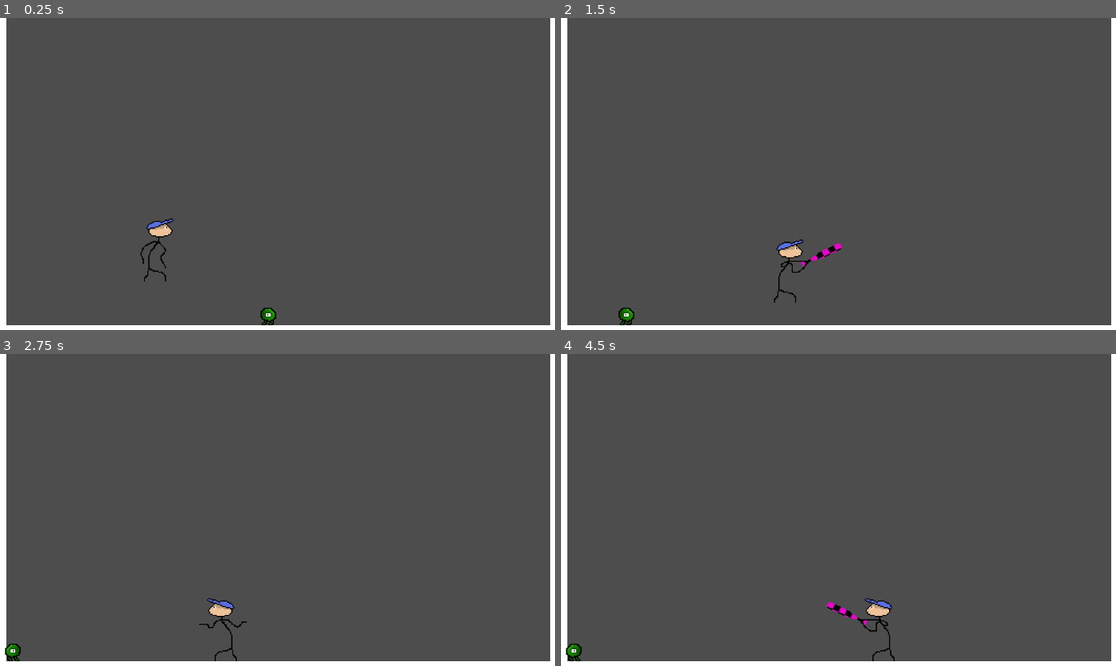
Above: before the commit, frames 1-4 (two rows, left to right).
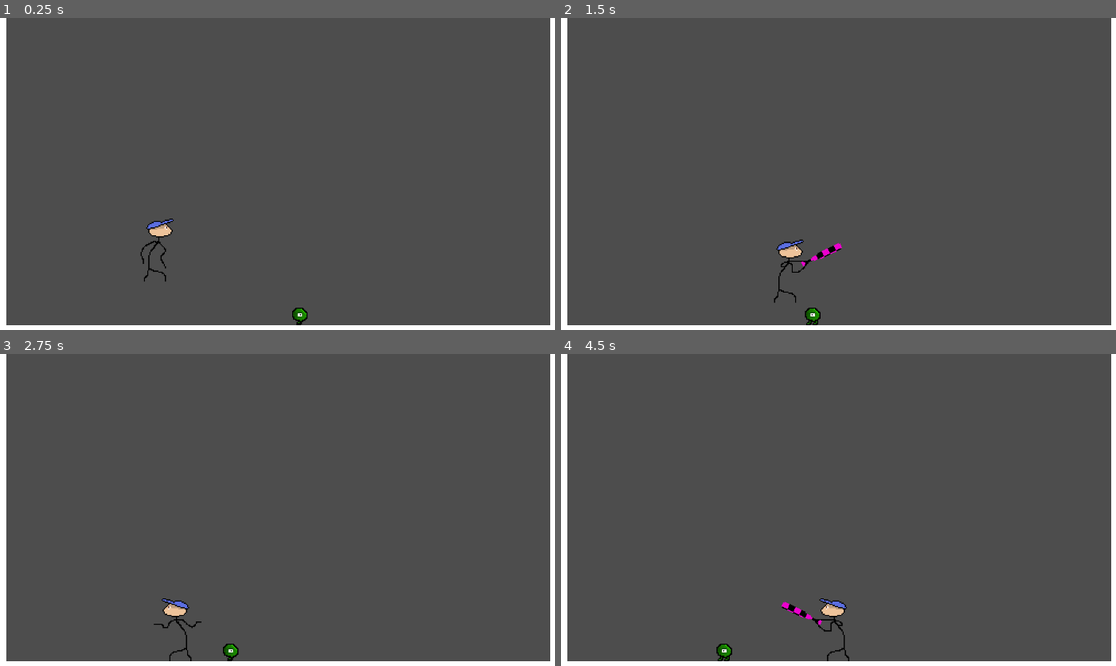
Above: after the commit, the same moments.

Repository: jacobjameskbb/GameDev-Th-Spring2024-Adventure
Game: Godot game, scene res://main.tscn
Same seed, same stepped clock (60 frames per second), same inputs: the game is played once before the commit and once after it.
Inputs (mouse positions are in pixels of both pictures, inside the frame that each line leads up to):
- Up to frame 1 (0.25 s): no input
- Up to frame 2 (1.5 s): move the mouse to (977, 180) at 0.52 s; press the mouse at (977, 180) at 0.53 s; hold D (right) from 0.53 s (still down); tap Space (jump) at 0.77 s; move the mouse to (710, 214) at 1.27 s; release the mouse at (710, 214) at 1.28 s; click (710, 214) at 1.35 s
- Up to frame 3 (2.75 s): tap Space (jump) at 1.52 s; move the mouse to (338, 453) at 2.02 s; release D (right) at 2.03 s; press the mouse at (338, 453) at 2.03 s; hold A (left) from 2.03 s (still down)
- Up to frame 4 (4.5 s): move the mouse to (805, 603) at 2.77 s; release A (left) at 2.78 s; release the mouse at (805, 603) at 2.78 s; hold D (right) 2.78-4.28 s; click (805, 603) at 2.85 s; tap Space (jump) at 3.02, 3.77 s; move the mouse to (1027, 588) at 3.52 s; press the mouse at (1027, 588) at 3.53 s; move the mouse to (644, 478) at 4.27 s; release the mouse at (644, 478) at 4.28 s; hold A (left) from 4.28 s (still down); click (644, 478) at 4.35 s

The runs differ from the first frame. In frame 1, 0.2% of the frame differs, in the area x 46-56%, y 92-99%; in frame 2, 0.3%; in frame 3, 0.9%; in frame 4, 1.1%, in the area x 0-61%, y 78-99%.

Commit message:
finished alien

Diff:
--- a/GoombaAlien.gd
+++ b/GoombaAlien.gd
@@ -1,16 +1,19 @@
 extends CharacterBody2D
 
 
-const SPEED = 300.0
-@export_enum('left', 'right') var initial_direction: String
-@onready var direction = initial_direction
+const SPEED = 70
+@export_enum('left', 'right') var direction: String
 
 
 # Get the gravity from the project settings to be synced with RigidBody nodes.
 var gravity = ProjectSettings.get_setting("physics/2d/default_gravity")
 
 
+func _ready():
+	$AnimatedSprite2D.play('walking')
+
 func _physics_process(delta):
+
 	# Add the gravity.
 	if not is_on_floor():
 		velocity.y += gravity * delta
@@ -29,6 +32,5 @@
 		scale.x = -scale.x
 		if direction == 'left':
 			direction = 'right'
-			print(direction)
-		if direction == 'right':
+		elif direction == 'right':
 			direction = 'left'
--- a/main.tscn
+++ b/main.tscn
@@ -47,7 +47,7 @@
 height = 15.6
 
 [sub_resource type="RectangleShape2D" id="RectangleShape2D_8w212"]
-size = Vector2(7.5, 8)
+size = Vector2(7.5, 7)
 
 [sub_resource type="AtlasTexture" id="AtlasTexture_takya"]
 atlas = ExtResource("7_xvvg6")
@@ -162,12 +162,12 @@
 position = Vector2(638, 516)
 scale = Vector2(2, 2)
 script = ExtResource("1_e2jam")
-initial_direction = "left"
+direction = "left"
 
 [node name="AnimatedSprite2D" type="AnimatedSprite2D" parent="World/GoombaAlien"]
 sprite_frames = SubResource("SpriteFrames_1kt8q")
 animation = &"walking"
-frame_progress = 0.351428
+frame_progress = 0.704877
 
 [node name="CollisionShape2D" type="CollisionShape2D" parent="World/GoombaAlien"]
 position = Vector2(0, 0.2)
@@ -176,7 +176,7 @@
 [node name="wall_detect" type="Area2D" parent="World/GoombaAlien"]
 
 [node name="CollisionShape2D" type="CollisionShape2D" parent="World/GoombaAlien/wall_detect"]
-position = Vector2(-3.75, 4)
+position = Vector2(-3.75, 3.5)
 shape = SubResource("RectangleShape2D_8w212")
 
 [node name="Player" type="CharacterBody2D" parent="World" groups=["player"]]
--- a/sprite_test.tscn
+++ b/sprite_test.tscn
@@ -1,14 +1,15 @@
-[gd_scene load_steps=3 format=3 uid="uid://dcy12sg5pbupg"]
+[gd_scene load_steps=3 format=3 uid="uid://b0t0anb3nn23g"]
 
-[ext_resource type="SpriteFrames" uid="uid://dbof0c3ryxlme" path="res://Sprites/knight body.tres" id="1_6pgrx"]
-[ext_resource type="SpriteFrames" uid="uid://c5h4lhcy6vmyt" path="res://Sprites/knight legs.tres" id="2_2rgyo"]
+[ext_resource type="SpriteFrames" path="res://Sprites/knight body.tres" id="1_6pgrx"]
+[ext_resource type="SpriteFrames" path="res://Sprites/knight legs.tres" id="2_2rgyo"]
 
 [node name="Node2D" type="Node2D"]
 
 [node name="AnimatedSprite2D" type="AnimatedSprite2D" parent="."]
 sprite_frames = ExtResource("1_6pgrx")
-frame_progress = 0.777129
+frame_progress = 0.0738891
 
 [node name="AnimatedSprite2D2" type="AnimatedSprite2D" parent="."]
 sprite_frames = ExtResource("2_2rgyo")
-frame_progress = 0.520088
+frame_progress = 0.555351
+speed_scale = 2.0
